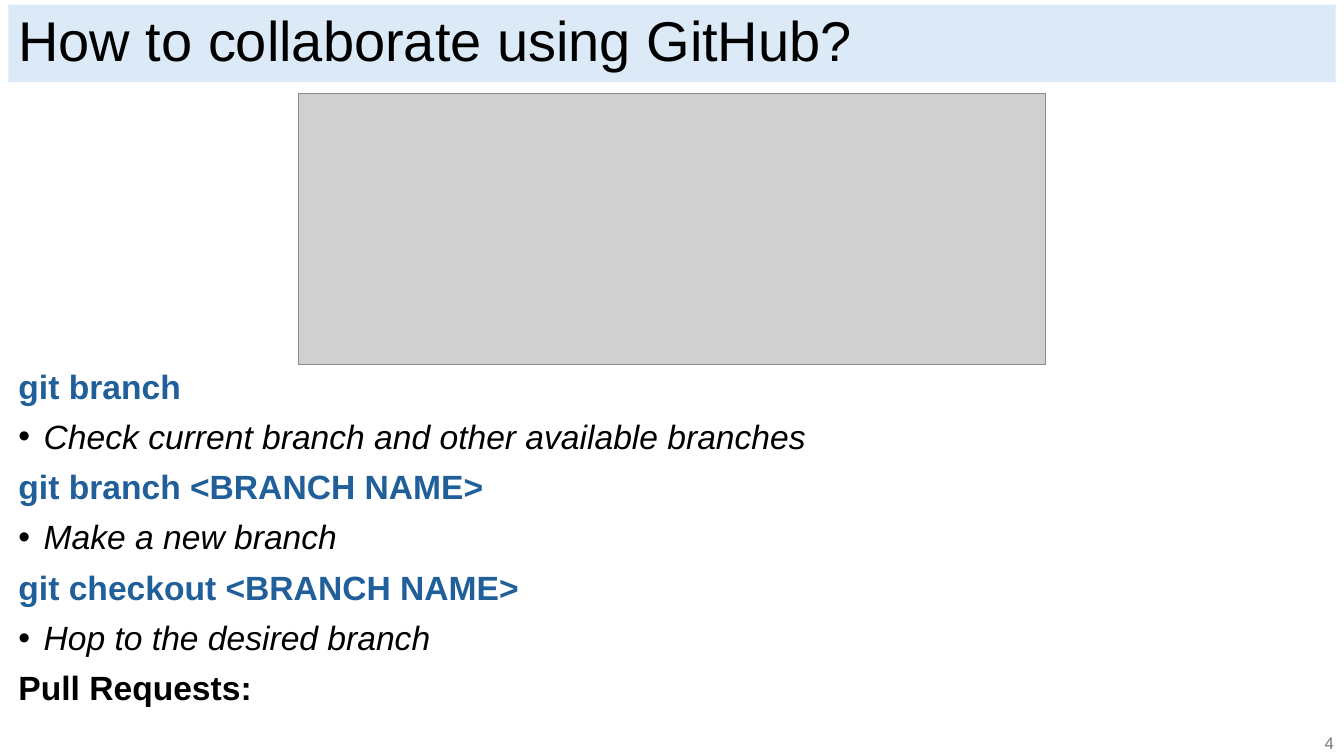
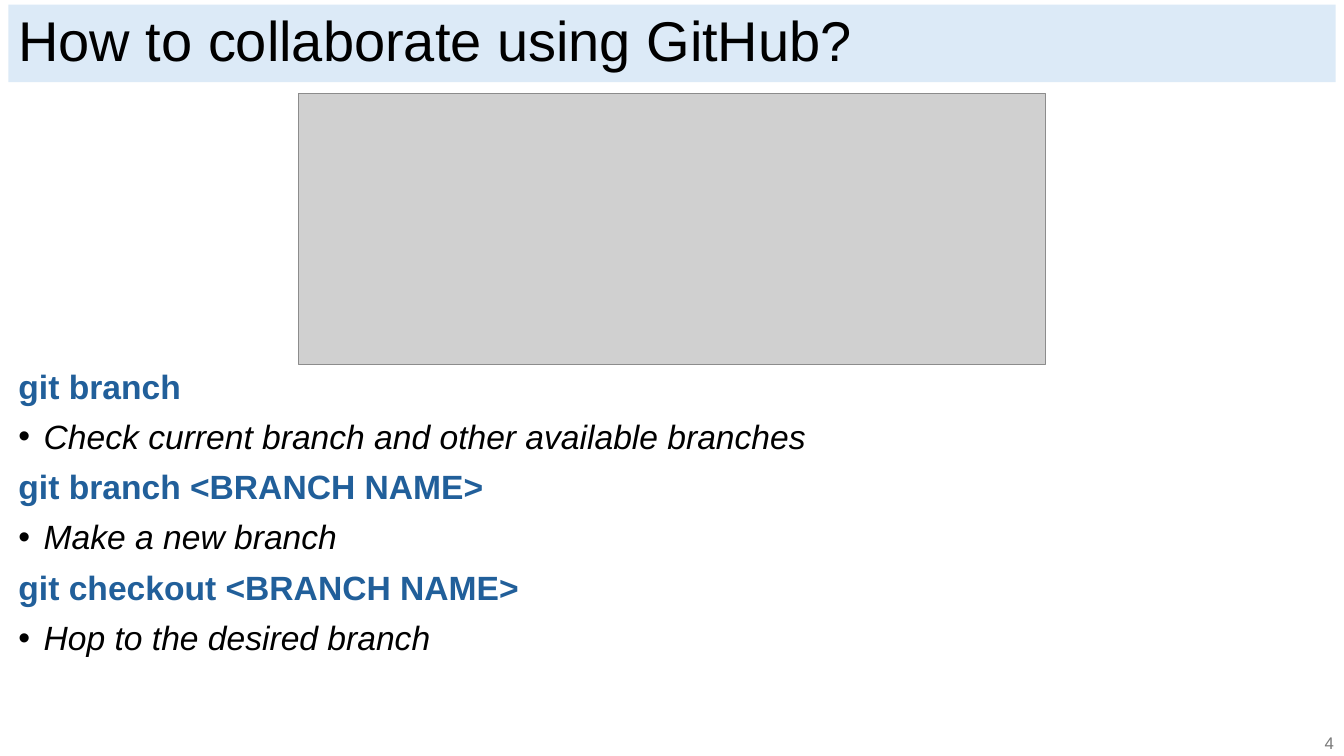
Before and after one commit to ericjmei/git_python_workshop, a slide deck: slide 7 of slides/git_slides.pptx. Drawn at 1344x756 pixels with LibreOffice and Linux fonts; fonts in the diff are those of the drawing; grey boxes stand for pictures. Boxes give left, top, right and bottom in pixels: in the first picture for what was removed or moved away, otherwise in the second. Text is boxed around its words. In the diff, an @@ line names an element or a change of style, - is before the commit and + after.

```diff
--- a/slides/git_slides.pptx
+++ b/slides/git_slides.pptx
@@ text at (x1=18, y1=675, x2=251, y2=707): paragraph removed @@
-Pull Requests:
```
Also in this commit, not shown: 1 other slide changed.
